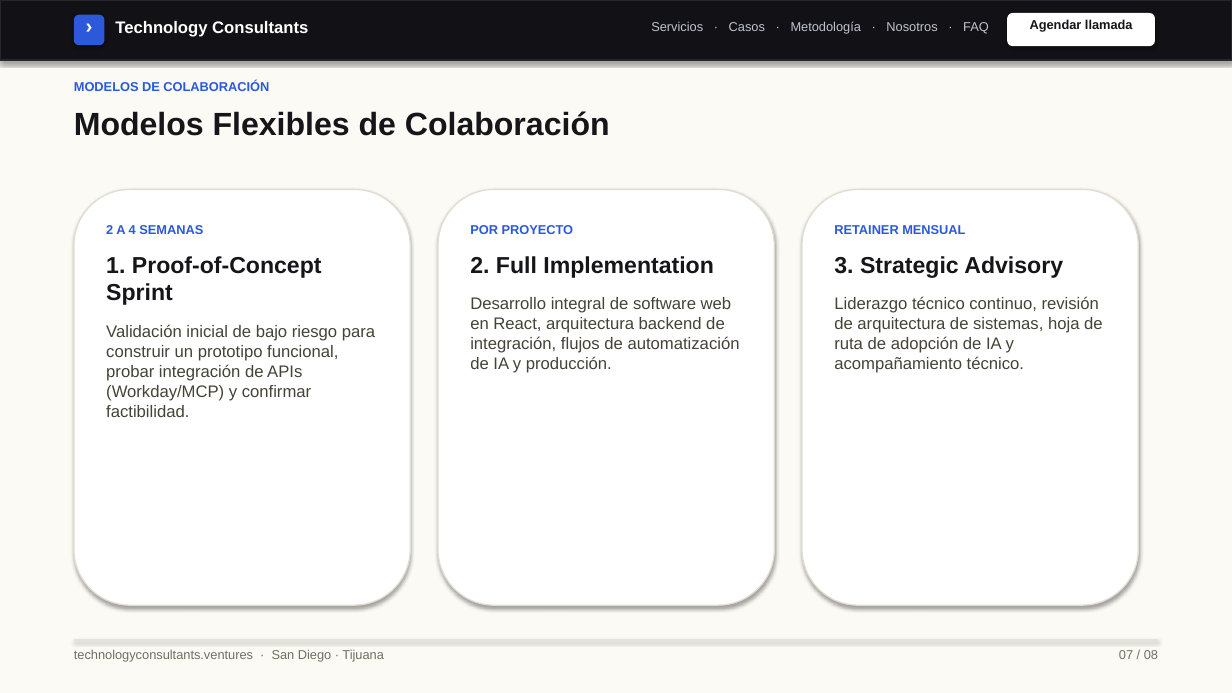
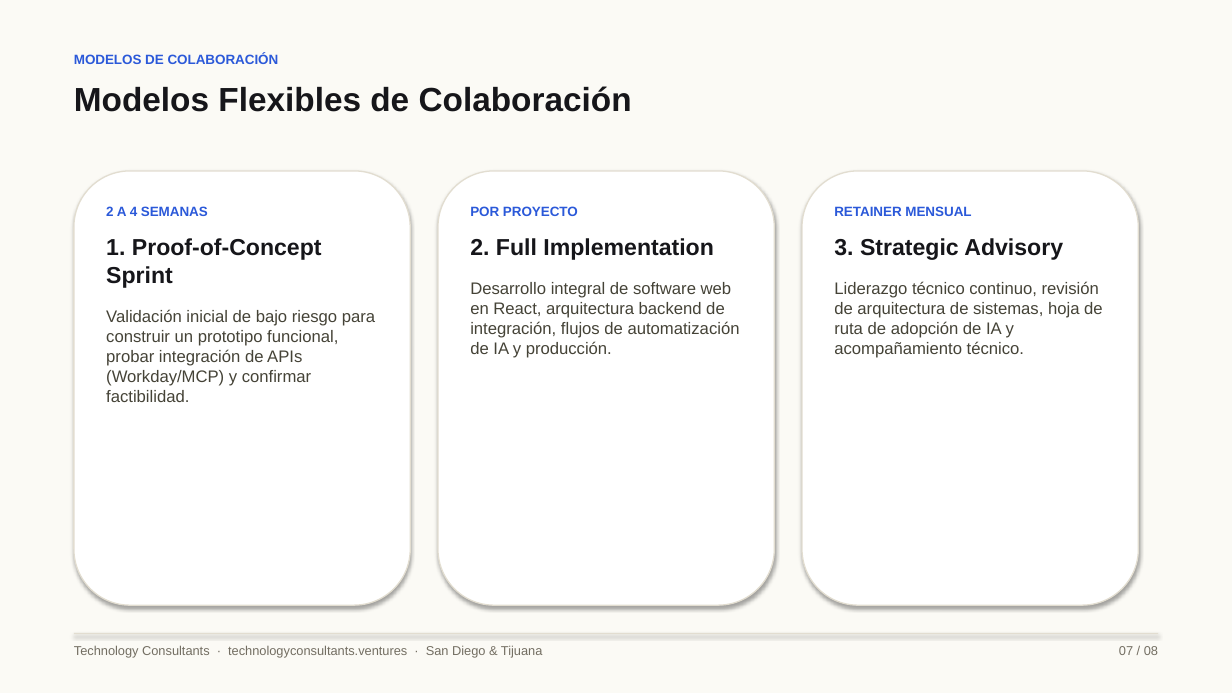
Before and after one commit to rguido198/TechnologyConsultantsVentures, a slide deck: slide 7 of Technology_Consultants_A_Quien_Enviarme_MX.pptx. Drawn at 1232x693 pixels with LibreOffice and Linux fonts; fonts in the diff are those of the drawing. Boxes give left, top, right and bottom in pixels: in the first picture for what was removed or moved away, otherwise in the second. Text is boxed around its words. In the diff, an @@ line names an element or a change of style, - is before the commit and + after.

Commit message:
Remove web navigation header bar from PPTX decks and fix slide vertical spacing, card proportions, and typography scale

```diff
--- a/Technology_Consultants_A_Quien_Enviarme_MX.pptx
+++ b/Technology_Consultants_A_Quien_Enviarme_MX.pptx
@@ rectangle removed at box(0, 0, 1232, 60) @@
@@ rounded rectangle removed at box(74, 15, 104, 45) @@
@@ text removed at box(74, 13, 104, 43) @@
-›
@@ text removed at box(115, 21, 308, 37) @@
-Technology Consultants
@@ text removed at box(651, 21, 989, 34) @@
-Servicios · Casos · Metodología · Nosotros · FAQ
@@ rounded rectangle removed at box(1007, 13, 1155, 46) @@
@@ text removed at box(1030, 19, 1133, 32) @@
-Agendar llamada
@@ text "MODELOS DE COLABORACIÓN": place and size @@
-text "MODELOS DE COLABORACIÓN" at box(74, 81, 269, 91)
+text "MODELOS DE COLABORACIÓN" at box(74, 53, 279, 64)
@@ text "MODELOS DE COLABORACIÓN" at box(74, 53, 279, 64): size 10 to 10.5 pt @@
@@ text "Modelos Flexibles de Colaboración": place and size @@
-text "Modelos Flexibles de Colaboración" at box(74, 111, 610, 136)
+text "Modelos Flexibles de Colaboración" at box(74, 86, 632, 112)
@@ text "Modelos Flexibles de Colaboración" at box(74, 86, 632, 112): size 25 to 26 pt @@
@@ rounded rectangle: place and size @@
-rounded rectangle at box(74, 189, 410, 605)
+rounded rectangle at box(74, 171, 410, 605)
@@ rounded rectangle: place and size @@
-rounded rectangle at box(438, 189, 775, 605)
+rounded rectangle at box(438, 171, 775, 605)
@@ rounded rectangle: place and size @@
-rounded rectangle at box(802, 189, 1139, 605)
+rounded rectangle at box(802, 171, 1139, 605)
@@ text at box(106, 206, 322, 288): size 10 to 10.5 pt in "2 A 4 SEMANAS"; more space between paragraphs @@
@@ text "2 A 4 SEMANAS": place and size @@
-text "2 A 4 SEMANAS" at box(106, 225, 375, 417)
+text "2 A 4 SEMANAS" at box(106, 206, 375, 402)
@@ text at box(470, 206, 714, 260): size 10 to 10.5 pt in "POR PROYECTO"; more space between paragraphs @@
@@ text "POR PROYECTO": place and size @@
-text "POR PROYECTO" at box(470, 225, 740, 373)
+text "POR PROYECTO" at box(470, 206, 740, 358)
@@ text at box(834, 206, 1063, 260): size 10 to 10.5 pt in "RETAINER MENSUAL"; more space between paragraphs @@
@@ text "RETAINER MENSUAL": place and size @@
-text "RETAINER MENSUAL" at box(834, 225, 1103, 373)
+text "RETAINER MENSUAL" at box(834, 206, 1103, 358)
@@ rectangle: place and size @@
-rectangle at box(74, 640, 1158, 640)
+rectangle at box(74, 633, 1158, 634)
@@ text at box(74, 645, 542, 657): text changed @@
-technologyconsultants.ventures · San Diego · Tijuana
+Technology Consultants · technologyconsultants.ventures · San Diego & Tijuana
@@ text "07 / 08": place and size @@
-text "07 / 08" at box(1119, 650, 1158, 659)
+text "07 / 08" at box(1119, 646, 1158, 655)
```
Also in this commit, not shown: 7 other slides changed, 1 other file.
